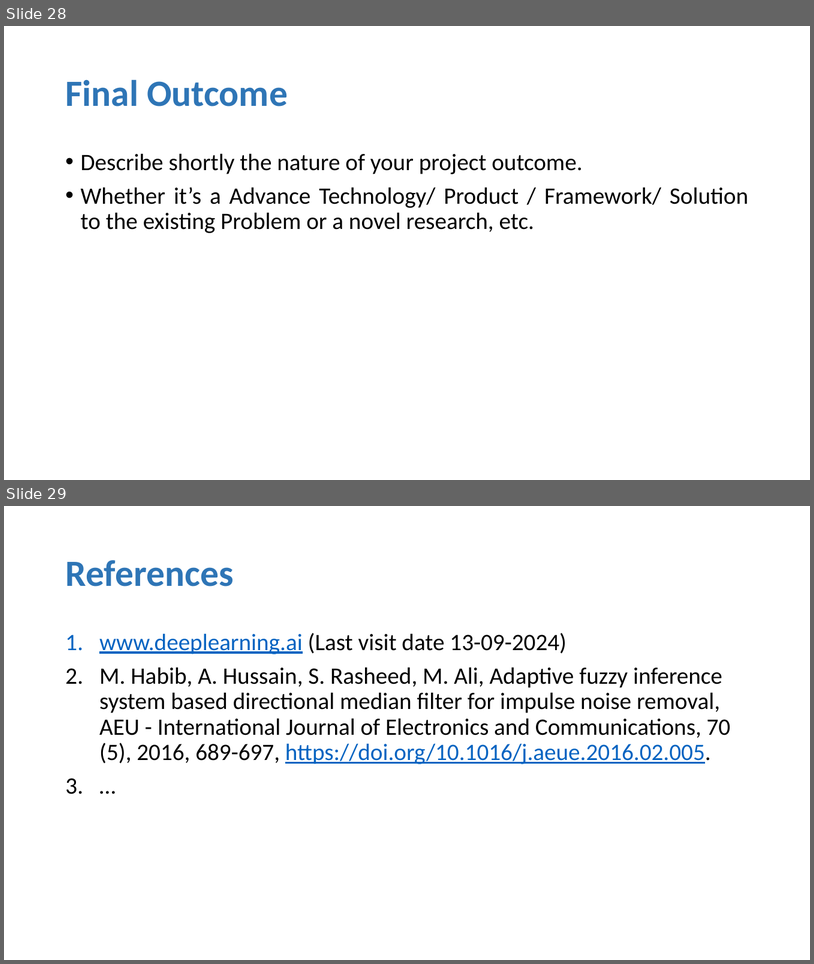
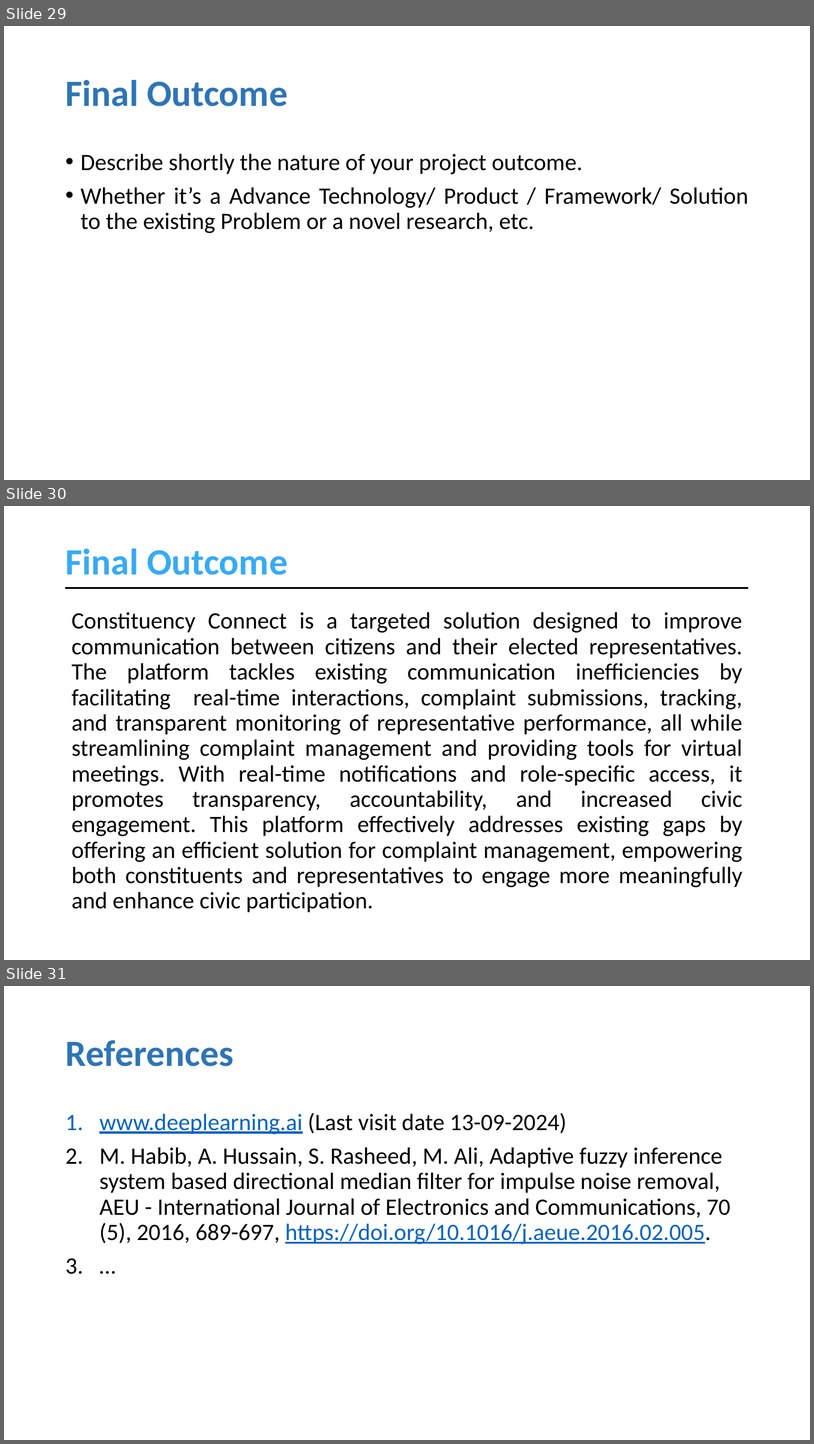
Before and after one commit to muhammadahsanmirza/fyp-constituency-connect, a slide deck: 4- Idea Evaluation/Idea Evaluation Slides - Working Draft.pptx. Shown one above the other, each under a label of ours: slides 28 and 29 before the commit, slides 29, 30 and 31 after it. The pictures are 814x964 and 814x1444 pixels, drawn with LibreOffice and Linux fonts; fonts in the diff are those of the drawing. Boxes give left, top, right and bottom in pixels: in the first picture for what was removed or moved away, otherwise in the second. Text is boxed around its words. In the diff, an @@ line names an element or a change of style, - is before the commit and + after.

Commit message:
Add Scope and Final Outcome of the idea

```diff
--- a/4- Idea Evaluation/Idea Evaluation Slides - Working Draft.pptx
+++ b/4- Idea Evaluation/Idea Evaluation Slides - Working Draft.pptx
@@ slide 30 added at bbox=[4, 506, 810, 960], background #FFFFFF @@
@@ title added at bbox=[65, 548, 288, 575], 44 pt, text #36ABF3, bold @@
+Final Outcome
@@ line added from (66, 588) to (749, 588), #000000 2.25 pt @@
@@ text added at bbox=[72, 612, 743, 912], 28 pt, text #000000 @@
+Constituency Connect is a targeted solution designed to improve communication between citizens and their elected representatives. The platform tackles existing communication inefficiencies by facilitating real-time interactions, complaint submissions, tracking, and transparent monitoring of representative performance, all while streamlining complaint management and providing tools for virtual meetings. With real-time notifications and role-specific access, it promotes transparency, accountability, and increased civic engagement. This platform effectively addresses existing gaps by offering an efficient solution for complaint management, empowering both constituents and representatives to engage more meaningfully and enhance civic participation.
@@ what was slide 28 is now slide 29 @@
@@ what was slide 29 is now slide 31 @@
```
Also in this commit, not shown: 2 slides changed, 1 other slide added.
